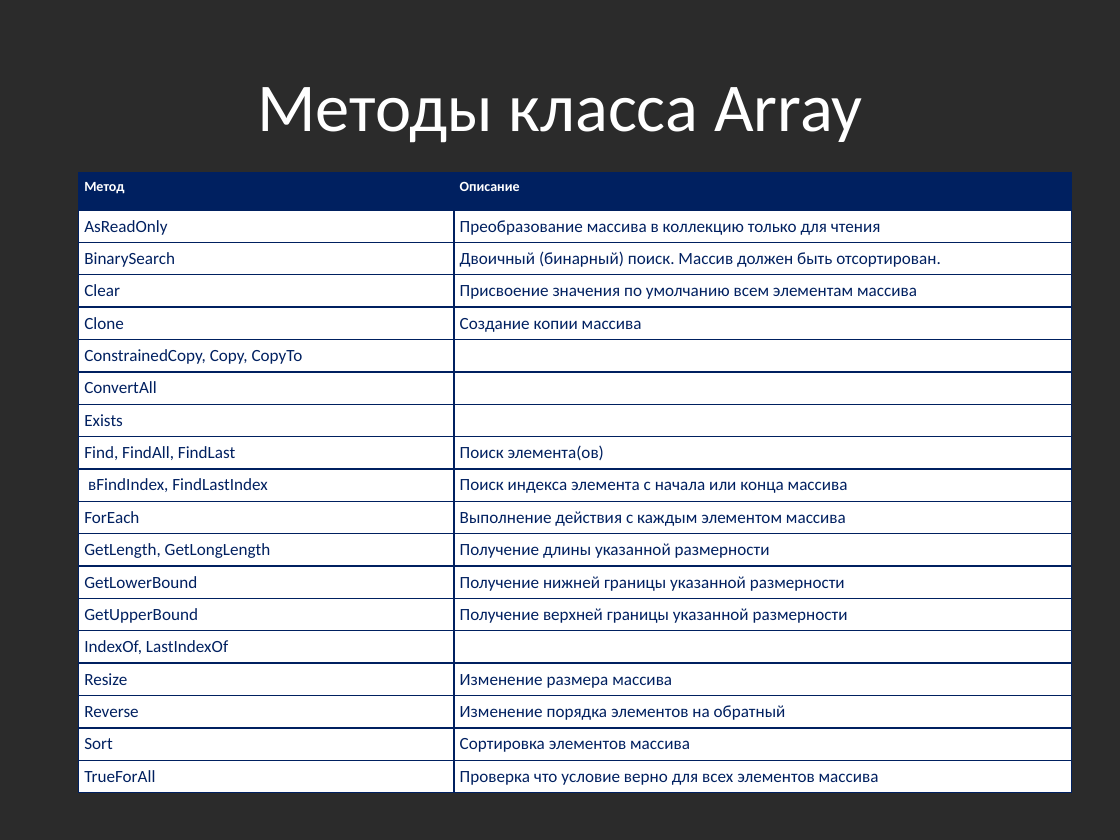
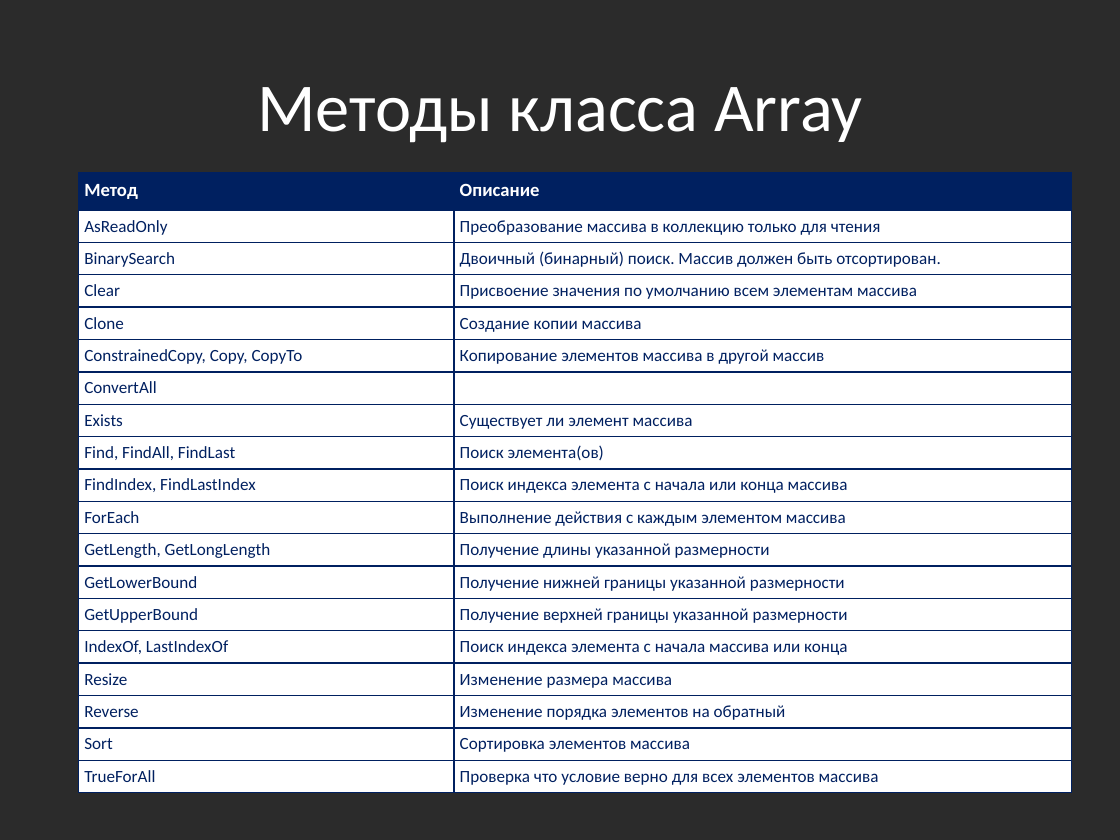
Before and after one commit to bazile/Training, a slide deck: slide 44 of Presentation/lesson-01.pptx. Drawn at 1120x840 pixels with LibreOffice and Linux fonts; fonts in the diff are those of the drawing; background and template pictures are left out; a plain dark background stands for a picture behind light text. Boxes give left, top, right and bottom in pixels: in the first picture for what was removed or moved away, otherwise in the second. Text is boxed around its words. In the diff, an @@ line names an element or a change of style, - is before the commit and + after.

```diff
--- a/Presentation/lesson-01.pptx
+++ b/Presentation/lesson-01.pptx
@@ table at [78,174,1071,789] @@
-row 6, column 2: 
+row 6, column 2: Копирование элементов массива в другой массив
-row 8, column 2: 
+row 8, column 2: Существует ли элемент массива
-row 10, column 1: вFindIndex, FindLastIndex
+row 10, column 1: FindIndex, FindLastIndex
-row 15, column 2: 
+row 15, column 2: Поиск индекса элемента с начала массива или конца
@@ size 9 to 12 pt in "Метод", "Описание" @@
```
Also in this commit, not shown: 2 other slides changed, 4 slides added, 5 other files.
